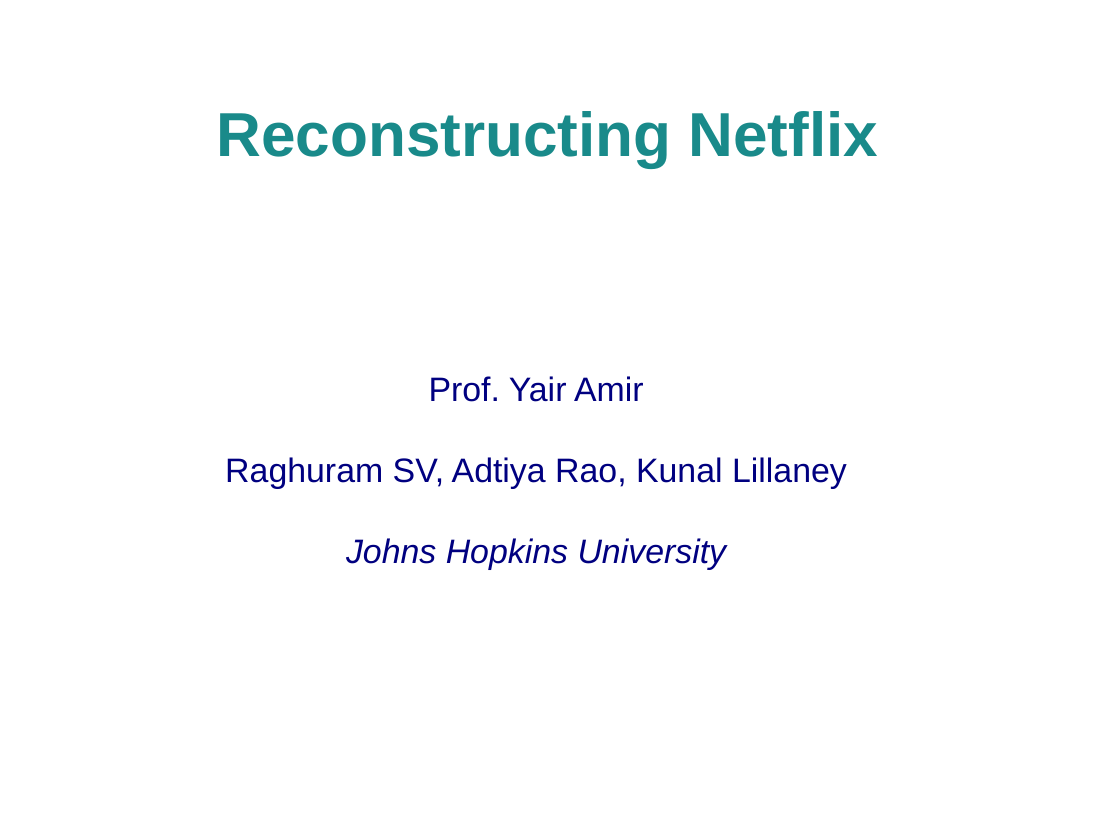
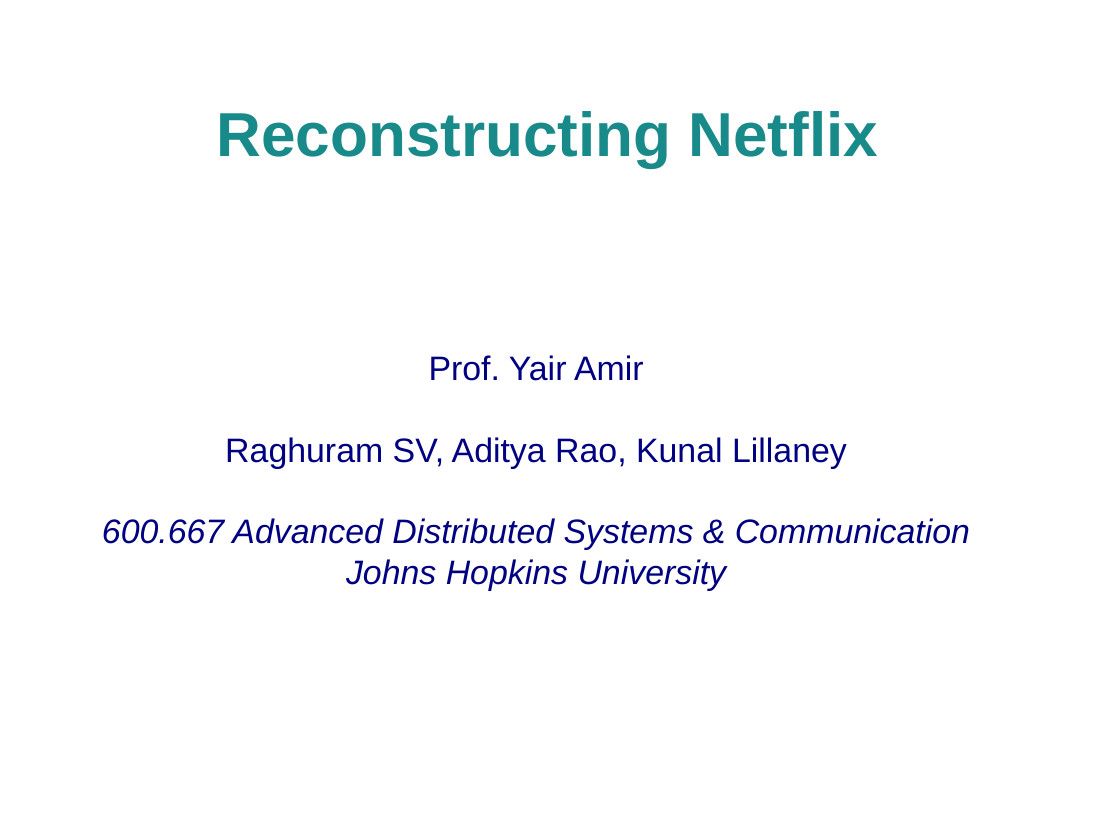
Before and after one commit to kunallillaney/adv-dist-streaming-service, a slide deck: slide 1 of website/Presentation.odp. Drawn at 1120x840 pixels with LibreOffice and Linux fonts; fonts in the diff are those of the drawing; background and template pictures are left out. Boxes give left, top, right and bottom in pixels: in the first picture for what was removed or moved away, otherwise in the second. Text is boxed around its words. In the diff, an @@ line names an element or a change of style, - is before the commit and + after.

```diff
--- a/website/Presentation.odp
+++ b/website/Presentation.odp
@@ subtitle at <box>225,355,847,469</box>: paragraphs added @@
+Prof. Yair Amir
+Raghuram SV, Aditya Rao, Kunal Lillaney
@@ subtitle at <box>225,376,847,489</box>: paragraphs removed @@
-Prof. Yair Amir
-Raghuram SV, Adtiya Rao, Kunal Lillaney
@@ subtitle at <box>102,518,970,550</box>: text colour #FFFFFF to #000080 in "600.667 Advanced Distributed Systems & Communication" @@
```
Also in this commit, not shown: 6 other slides changed, 17 slides added, 1 slide removed, 1 other file.
